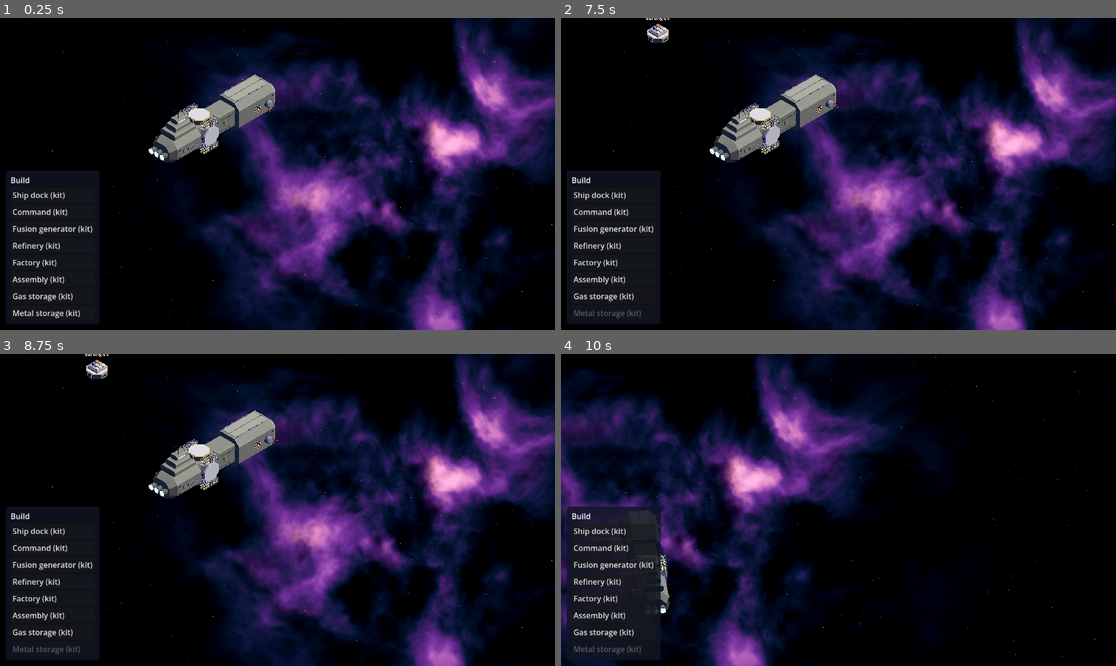
Above: before the commit, frames 1-4 (two rows, left to right).
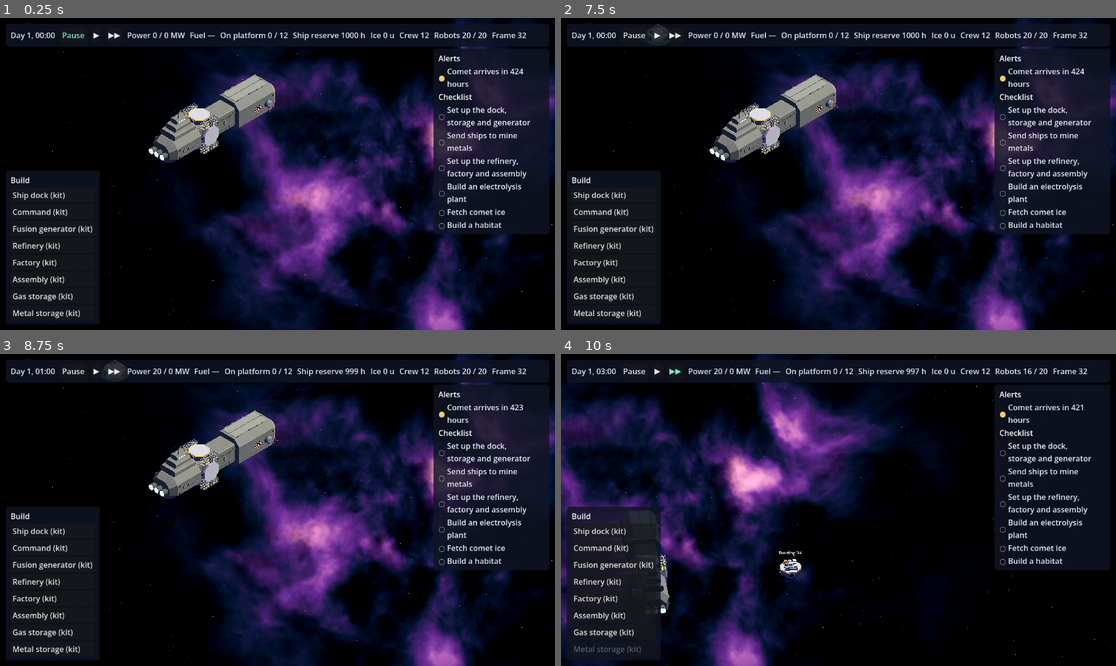
Above: after the commit, the same moments.

Repository: mturnbo/DeepYield
Game: Godot game, scene res://game/main.tscn
The game is run twice, just before and just after one commit, with the same random seed, the same clock (stepped at 60 frames per second) and the same inputs.
Inputs (mouse positions are in pixels of both pictures, inside the frame that each line leads up to):
- Up to frame 1 (0.25 s): no input
- Up to frame 2 (7.5 s): click (633, 33) at 0.5 s, where only the run after the commit has a clickable "Pause"; click "Ship dock (kit)" at 1.25 s; click "Command (kit)" at 2 s; click "Fusion generator (kit)" at 2.75 s; click "Refinery (kit)" at 3.5 s; click "Factory (kit)" at 4.25 s; click "Assembly (kit)" at 5 s; click "Gas storage (kit)" at 5.75 s; click "Metal storage (kit)" at 6.5 s; click (655, 33) at 7.25 s, where only the run after the commit has a clickable "▶"
- Up to frame 3 (8.75 s): click (116, 369) at 8 s, where only the run after the commit has a clickable "▶▶"
- Up to frame 4 (10 s): tap Enter at 8.75 s; move the mouse to (960, 494) at 8.77 s; hold D 8.78-9.5 s; tap P at 8.85 s; click (960, 494) at 8.92 s; tap Space at 9.02, 9.32 s; tap 1 at 9.05 s; drag from (727, 525) to (810, 572) at 9.52 s

The runs differ from the first frame. In frame 1, 14% of the frame differs, in the area x 1-99%, y 2-70%; in frame 2, 14%; in frame 3, 14%; in frame 4, 18%, in the area x 1-99%, y 2-72%.

Commit message:
Add top bar, alerts and checklist
Co-Authored-By: Claude Sonnet 5.5 <noreply@anthropic.com>

Diff:
--- a/game/game.gd
+++ b/game/game.gd
@@ -1,6 +1,7 @@
 extends Node3D
 
 signal stepped
+signal speed_changed
 
 var state: GameState
 var clock: SimClock
@@ -31,6 +32,7 @@
 	if speed != "paused":
 		_speed_before_pause = speed
 	clock.speed = speed
+	speed_changed.emit()
 
 
 func _unhandled_input(event: InputEvent) -> void:
--- a/game/main.tscn
+++ b/game/main.tscn
@@ -11,6 +11,7 @@
 [ext_resource type="Script" path="res://game/view/placement_tool.gd" id="8_placement"]
 [ext_resource type="Script" path="res://game/view/fleet_view.gd" id="10_fleet"]
 [ext_resource type="PackedScene" path="res://game/ui/build_menu.tscn" id="9_menu"]
+[ext_resource type="PackedScene" path="res://game/ui/hud.tscn" id="11_hud"]
 
 [sub_resource type="Environment" id="Environment_space"]
 background_mode = 1
@@ -85,5 +86,8 @@
 
 [node name="BuildMenu" parent="UI" instance=ExtResource("9_menu")]
 
+[node name="Hud" parent="UI" instance=ExtResource("11_hud")]
+
 [connection signal="item_chosen" from="UI/BuildMenu" to="PlacementTool" method="start"]
 [connection signal="placed" from="PlacementTool" to="UI/BuildMenu" method="refresh"]
+[connection signal="placed" from="PlacementTool" to="UI/Hud" method="refresh"]
--- /dev/null
+++ b/game/ui/hud.gd
@@ -0,0 +1,154 @@
+extends Control
+## Top bar with the clock, speed buttons and key numbers; side panel with alerts and the checklist.
+
+const LIGHT := Color(0.9, 0.92, 0.96)
+const MUTED := Color(0.6, 0.65, 0.75)
+const MINT := Color("7fe8cb")
+const GOLD := Color("f2c96b")
+const LOW_HOURS := 200.0
+
+var _game: Node
+var _clock_label: Label
+var _speed_buttons := {}
+var _power_label: Label
+var _fuel_label: Label
+var _platform_label: Label
+var _reserve_label: Label
+var _ice_label: Label
+var _crew_label: Label
+var _robots_label: Label
+var _frame_label: Label
+
+@onready var _row: HBoxContainer = $TopBar/Margin/Row
+@onready var _alerts: VBoxContainer = $SidePanel/Margin/List/Alerts
+@onready var _checklist: VBoxContainer = $SidePanel/Margin/List/Checklist
+
+
+static func day_hour_text(hour: int) -> String:
+	return "Day %d, %02d:00" % [hour / 24 + 1, hour % 24]
+
+
+func _ready() -> void:
+	_game = get_parent().get_parent()
+	_build_top_bar()
+	_game.stepped.connect(refresh)
+	_game.speed_changed.connect(refresh)
+	refresh.call_deferred()
+
+
+func refresh() -> void:
+	var state: GameState = _game.state
+	_clock_label.text = day_hour_text(state.hour)
+	_refresh_speed_buttons()
+	_refresh_numbers(state)
+	_refresh_alerts(state)
+	_refresh_checklist(state)
+
+
+func _build_top_bar() -> void:
+	_clock_label = _add_label()
+	_add_speed_button("paused", "Pause")
+	_add_speed_button("normal", "▶")
+	_add_speed_button("fast", "▶▶")
+	_power_label = _add_label()
+	_fuel_label = _add_label()
+	_platform_label = _add_label()
+	_reserve_label = _add_label()
+	_ice_label = _add_label()
+	_crew_label = _add_label()
+	_robots_label = _add_label()
+	_frame_label = _add_label()
+
+
+func _add_label() -> Label:
+	var label := Label.new()
+	label.add_theme_color_override("font_color", LIGHT)
+	_row.add_child(label)
+	return label
+
+
+func _add_speed_button(speed: String, text: String) -> void:
+	var button := Button.new()
+	button.text = text
+	button.pressed.connect(func() -> void: _game.set_speed(speed))
+	_row.add_child(button)
+	_speed_buttons[speed] = button
+
+
+func _refresh_speed_buttons() -> void:
+	for speed in _speed_buttons:
+		var color := MINT if speed == _game.clock.speed else LIGHT
+		_speed_buttons[speed].add_theme_color_override("font_color", color)
+
+
+func _refresh_numbers(state: GameState) -> void:
+	_power_label.text = "Power %d / %d MW" % [state.power.supply_mw, state.power.demand_mw]
+	_set_warning(_power_label, state.power.short)
+	_refresh_fuel(state)
+	_platform_label.text = "On platform %d / %d" % [state.life.on_platform, state.crew]
+	var reserve := state.life.reserve_hours(state.crew)
+	_reserve_label.text = "Ship reserve %d h" % int(floor(reserve))
+	_set_warning(_reserve_label, reserve < LOW_HOURS)
+	_ice_label.text = "Ice %d u" % int(state.cradle_ice)
+	_crew_label.text = "Crew %d" % state.crew
+	var free_robots := state.robots - state.construction.robots_busy()
+	_robots_label.text = "Robots %d / %d" % [free_robots, state.robots]
+	_frame_label.text = "Frame %d" % int(state.stock.amount("frame_piece"))
+
+
+func _refresh_fuel(state: GameState) -> void:
+	if state.layout.built_nodes("fusion_generator").is_empty():
+		_fuel_label.text = "Fuel —"
+		_set_warning(_fuel_label, false)
+		return
+	var fuel_hours := state.power.fuel_hours_left(state.storage)
+	if is_inf(fuel_hours):
+		_fuel_label.text = "Fuel —"
+		_set_warning(_fuel_label, false)
+		return
+	_fuel_label.text = "Fuel %d h" % int(floor(fuel_hours))
+	_set_warning(_fuel_label, fuel_hours < LOW_HOURS)
+
+
+func _set_warning(label: Label, warning: bool) -> void:
+	label.add_theme_color_override("font_color", GOLD if warning else LIGHT)
+
+
+func _refresh_alerts(state: GameState) -> void:
+	_clear(_alerts)
+	for alert in Advisor.alerts(state):
+		var row := _add_row(_alerts, "●", GOLD, alert["text"], LIGHT)
+		row.name = alert["id"]
+
+
+func _refresh_checklist(state: GameState) -> void:
+	_clear(_checklist)
+	for item in Advisor.checklist(state):
+		var row: HBoxContainer
+		if item["done"]:
+			row = _add_row(_checklist, "✓", MINT, item["text"], MUTED)
+		else:
+			row = _add_row(_checklist, "○", MUTED, item["text"], LIGHT)
+		row.name = item["id"]
+
+
+func _add_row(parent: VBoxContainer, mark: String, mark_color: Color, text: String, text_color: Color) -> HBoxContainer:
+	var row := HBoxContainer.new()
+	var mark_label := Label.new()
+	mark_label.text = mark
+	mark_label.add_theme_color_override("font_color", mark_color)
+	row.add_child(mark_label)
+	var text_label := Label.new()
+	text_label.text = text
+	text_label.autowrap_mode = TextServer.AUTOWRAP_WORD_SMART
+	text_label.custom_minimum_size.x = 190
+	text_label.add_theme_color_override("font_color", text_color)
+	row.add_child(text_label)
+	parent.add_child(row)
+	return row
+
+
+func _clear(container: VBoxContainer) -> void:
+	for child in container.get_children():
+		container.remove_child(child)
+		child.queue_free()
--- /dev/null
+++ b/game/ui/hud.tscn
@@ -0,0 +1,76 @@
+[gd_scene load_steps=3 format=3]
+
+[ext_resource type="Script" path="res://game/ui/hud.gd" id="1_hud"]
+
+[sub_resource type="StyleBoxFlat" id="StyleBoxFlat_panel"]
+bg_color = Color(0.06, 0.08, 0.14, 0.85)
+corner_radius_top_left = 6
+corner_radius_top_right = 6
+corner_radius_bottom_right = 6
+corner_radius_bottom_left = 6
+
+[node name="Hud" type="Control"]
+layout_mode = 3
+anchors_preset = 15
+anchor_right = 1.0
+anchor_bottom = 1.0
+grow_horizontal = 2
+grow_vertical = 2
+mouse_filter = 2
+script = ExtResource("1_hud")
+
+[node name="TopBar" type="PanelContainer" parent="."]
+layout_mode = 1
+anchors_preset = 10
+anchor_right = 1.0
+offset_left = 12.0
+offset_top = 12.0
+offset_right = -12.0
+grow_horizontal = 2
+theme_override_styles/panel = SubResource("StyleBoxFlat_panel")
+
+[node name="Margin" type="MarginContainer" parent="TopBar"]
+layout_mode = 2
+theme_override_constants/margin_left = 10
+theme_override_constants/margin_top = 8
+theme_override_constants/margin_right = 10
+theme_override_constants/margin_bottom = 8
+
+[node name="Row" type="HBoxContainer" parent="TopBar/Margin"]
+layout_mode = 2
+theme_override_constants/separation = 10
+
+[node name="SidePanel" type="PanelContainer" parent="."]
+layout_mode = 1
+anchors_preset = 1
+anchor_left = 1.0
+anchor_right = 1.0
+offset_left = -252.0
+offset_top = 64.0
+offset_right = -12.0
+grow_horizontal = 0
+theme_override_styles/panel = SubResource("StyleBoxFlat_panel")
+
+[node name="Margin" type="MarginContainer" parent="SidePanel"]
+layout_mode = 2
+theme_override_constants/margin_left = 10
+theme_override_constants/margin_top = 8
+theme_override_constants/margin_right = 10
+theme_override_constants/margin_bottom = 8
+
+[node name="List" type="VBoxContainer" parent="SidePanel/Margin"]
+layout_mode = 2
+
+[node name="AlertsTitle" type="Label" parent="SidePanel/Margin/List"]
+layout_mode = 2
+text = "Alerts"
+
+[node name="Alerts" type="VBoxContainer" parent="SidePanel/Margin/List"]
+layout_mode = 2
+
+[node name="ChecklistTitle" type="Label" parent="SidePanel/Margin/List"]
+layout_mode = 2
+text = "Checklist"
+
+[node name="Checklist" type="VBoxContainer" parent="SidePanel/Margin/List"]
+layout_mode = 2
--- /dev/null
+++ b/test/ui/test_hud.gd
@@ -0,0 +1,84 @@
+extends GutTest
+
+const Helpers = preload("res://test/sim/helpers.gd")
+const Hud = preload("res://game/ui/hud.gd")
+
+var game: Node
+var hud: Node
+
+
+func before_each() -> void:
+	game = add_child_autofree(load("res://game/main.tscn").instantiate())
+	hud = game.get_node("UI/Hud")
+
+
+func test_day_hour_text() -> void:
+	assert_eq(Hud.day_hour_text(0), "Day 1, 00:00")
+	assert_eq(Hud.day_hour_text(38), "Day 2, 14:00")
+	assert_eq(Hud.day_hour_text(23), "Day 1, 23:00")
+	assert_eq(Hud.day_hour_text(24), "Day 2, 00:00")
+
+
+func test_top_bar_shows_clock_frames_and_platform_after_stepping() -> void:
+	Helpers.place_starter(game.state)
+	for i in 3:
+		game.state.step()
+	hud.refresh()
+	assert_eq(hud._clock_label.text, "Day 1, 03:00")
+	assert_eq(hud._frame_label.text, "Frame %d" % int(game.state.stock.amount("frame_piece")))
+	assert_eq(hud._platform_label.text, "On platform %d / %d" % [game.state.life.on_platform, game.state.crew])
+	assert_eq(hud._crew_label.text, "Crew 12")
+
+
+func test_fuel_is_dash_before_a_generator_exists() -> void:
+	hud.refresh()
+	assert_eq(hud._fuel_label.text, "Fuel —")
+
+
+func test_fuel_shows_whole_hours_once_generator_is_built() -> void:
+	Helpers.place_starter(game.state)
+	Helpers.finish_construction(game.state)
+	hud.refresh()
+	assert_true(hud._fuel_label.text.begins_with("Fuel "))
+	assert_ne(hud._fuel_label.text, "Fuel —")
+
+
+func test_alerts_and_checklist_are_listed() -> void:
+	Helpers.place_starter(game.state)
+	for i in 3:
+		game.state.step()
+	hud.refresh()
+	var alerts := Advisor.alerts(game.state)
+	assert_gt(alerts.size(), 0)
+	assert_not_null(hud._alerts.get_node_or_null(alerts[0]["id"]))
+	var first_item: Node = hud._checklist.get_child(0)
+	assert_eq(first_item.get_child(0).text, "○")
+	assert_eq(first_item.get_child(1).text, Advisor.checklist(game.state)[0]["text"])
+
+
+func test_done_checklist_item_is_ticked() -> void:
+	Helpers.place_starter(game.state)
+	Helpers.finish_construction(game.state)
+	hud.refresh()
+	assert_eq(hud._checklist.get_child(0).get_child(0).text, "✓")
+
+
+func test_speed_buttons_set_speed_and_highlight() -> void:
+	hud._speed_buttons["fast"].pressed.emit()
+	assert_eq(game.clock.speed, "fast")
+	assert_eq(hud._speed_buttons["fast"].get_theme_color("font_color"), Hud.MINT)
+	assert_ne(hud._speed_buttons["normal"].get_theme_color("font_color"), Hud.MINT)
+
+
+func test_speed_change_from_game_updates_highlight() -> void:
+	game.set_speed("normal")
+	assert_eq(hud._speed_buttons["normal"].get_theme_color("font_color"), Hud.MINT)
+	assert_ne(hud._speed_buttons["paused"].get_theme_color("font_color"), Hud.MINT)
+
+
+func test_power_label_goes_gold_when_short() -> void:
+	Helpers.place_starter(game.state)
+	game.state.step()
+	hud.refresh()
+	var expected := Hud.GOLD if game.state.power.short else Hud.LIGHT
+	assert_eq(hud._power_label.get_theme_color("font_color"), expected)
Not shown: 1 places in game/main.tscn that only renumber resources
Not shown, added: game/ui/hud.gd.uid
Not shown, added: test/ui/test_hud.gd.uid
